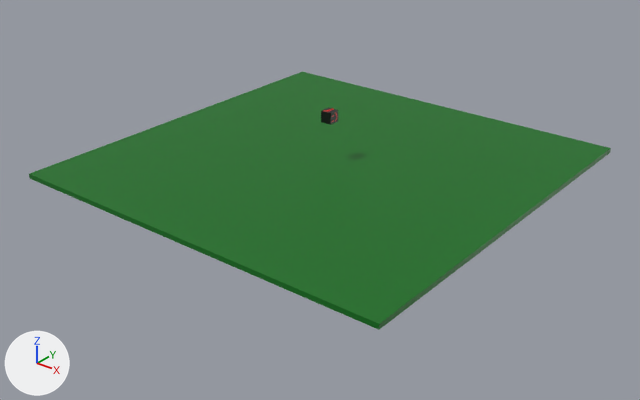
Before and after pictures for a commit that changed the Blender file assets/Untitled.blend.
Before and after are seen from a 50 mm camera at (84.6, -108.2, 57.1) aimed at (-5.7, 4.5, -12.8). The lights are fixed; the arrows at lower left show +X, +Y and +Z. The picture after the commit comes second.

The older version as bpy lines, for what is in view:
```python
me_cube = bpy.data.meshes.new('Cube')
me_cube.from_pydata(...)  # a box spanning x -1.0..1.0, y -1.0..1.0, z -1.0..1.0
me_cube.materials.append(mat_material)  # picture img_cube
me_cube_001 = bpy.data.meshes.new('Cube.001')
me_cube_001.from_pydata(...)  # a box spanning x -4.66..4.66, y -4.66..4.66, z -4.66..4.66
me_cube_001.materials.append(mat_material_001)
ob_cube = bpy.data.objects.new('Cube', me_cube)
ob_cube.location = (0.0, 0.0, 6.0)
ob_plane_ish = bpy.data.objects.new('Plane(ish)', me_cube_001)
ob_plane_ish.location = (0.0, 0.0, -2.4)
ob_plane_ish.scale = (7.47, 7.47, 0.0917)
```
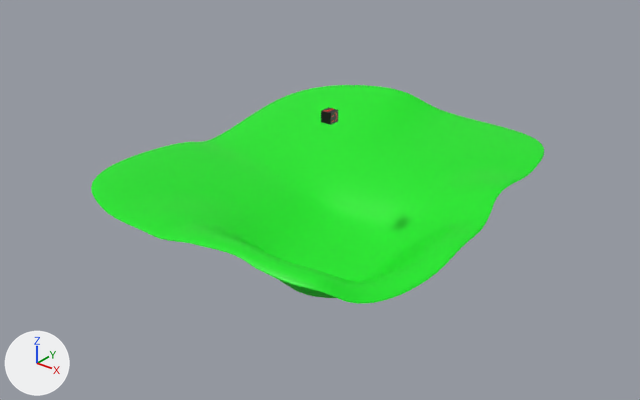
The newer file is also turned or shifted as a whole; pictures and numbers use the older file's frame.

Pixel boxes [x1, y1, x2, y2] of what changed, in the pictures (640 x 400 px):
```json
{"object": "Plane(ish)", "change": "deleted", "before": [29, 72, 611, 330], "on screen": "green"}
{"object": "The infinite plane", "change": "added", "after": [91, 85, 544, 304], "on screen": "green"}
{"object": "Cube", "change": "surface changed", "before": [321, 107, 338, 125], "after": [321, 107, 338, 125]}
```

Edits to the scene script, one JSON object a line:
```json
{"op": "add", "block": "mat_material_002", "code": ["mat_material_002 = principled_material('Material.002')", "mat_material_002.base_color = (0.0014, 0.8, 0.01)  # green #05e719"]}
{"op": "add", "block": "me_cube_002", "code": ["me_cube_002 = bpy.data.meshes.new('Cube.002')", "me_cube_002.from_pydata(...)  # 9730 vertices, 9728 faces; spans x -36.0..34.7, y -34.9..38.0, z -6.4..10.8", "me_cube_002.materials.append(mat_material_002)  # green #05e719"]}
{"op": "remove", "block": "ob_plane_ish", "code": ["ob_plane_ish = bpy.data.objects.new('Plane(ish)', me_cube_001)", "ob_plane_ish.location = (0.0, 0.0, -2.4)", "ob_plane_ish.scale = (7.47, 7.47, 0.0917)"]}
{"op": "add", "block": "ob_the_infinite_plane", "code": ["ob_the_infinite_plane = bpy.data.objects.new('The infinite plane', me_cube_002)", "ob_the_infinite_plane.location = (-10.6, 11.7, -16.1)"]}
```
